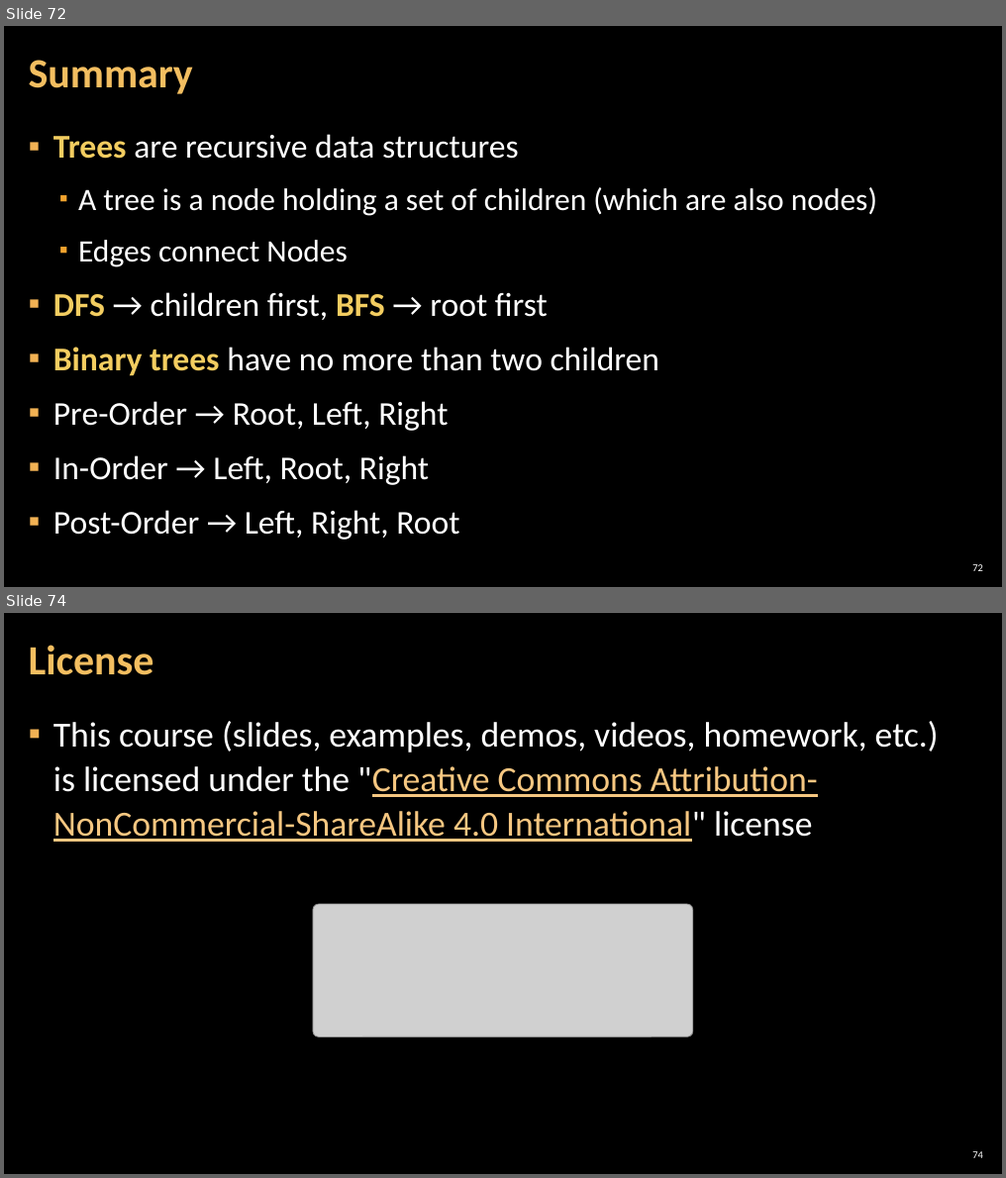
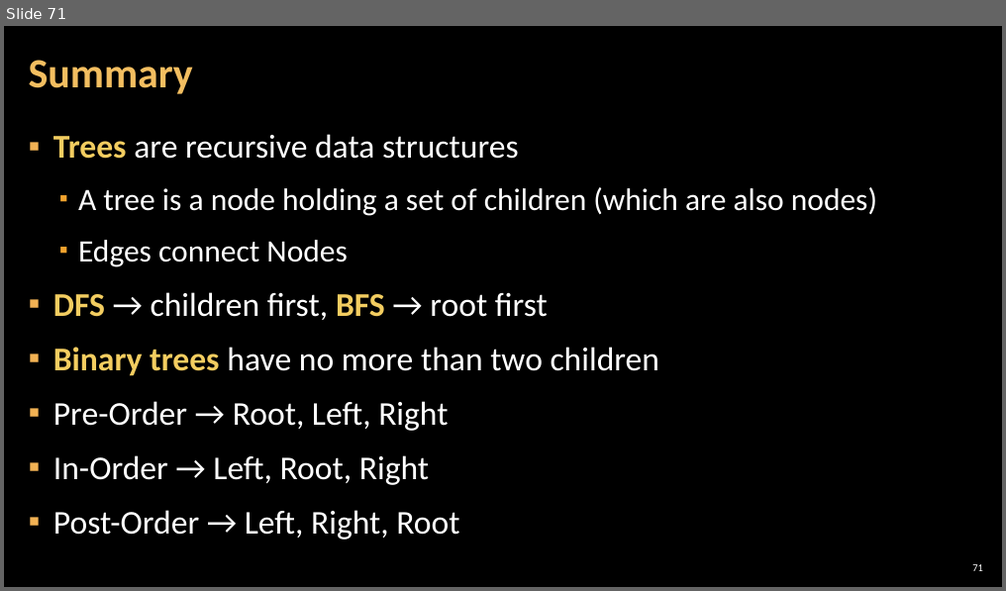
Before and after one commit to astambi/Data-Structures, a slide deck: 00-Resources/03. Data-Structures-Basic-Trees.pptx. Shown one above the other, each under a label of ours: slides 72 and 74 before the commit, slide 71 after it; the slides between them are not shown. The pictures are 1006x1178 and 1006x591 pixels, drawn with LibreOffice and Linux fonts; fonts in the diff are those of the drawing; grey boxes stand for pictures; background and template pictures are left out. Boxes give left, top, right and bottom in pixels: in the first picture for what was removed or moved away, otherwise in the second. Text is boxed around its words. In the diff, an @@ line names an element or a change of style, - is before the commit and + after.

```diff
--- a/00-Resources/03. Data-Structures-Basic-Trees.pptx
+++ b/00-Resources/03. Data-Structures-Basic-Trees.pptx
@@ slide 74 removed at [4, 613, 1002, 1174], background picture (left out) @@
@@ title removed at [29, 645, 154, 675] @@
-License
@@ text removed at [54, 721, 939, 842] @@
-▪ This course (slides, examples, demos, videos, homework, etc.)
-  is licensed under the "Creative Commons Attribution-NonCommercial-ShareAlike 4.0 International" license
@@ picture removed at [313, 904, 693, 1038] @@
@@ page number removed at [972, 1152, 983, 1158] @@
-74
@@ what was slide 72 is now slide 71 @@
@@ page number at [972, 565, 983, 571]: text changed @@
-72
+71
```
Also in this commit, not shown: 1 slide changed, 3 other slides removed.
